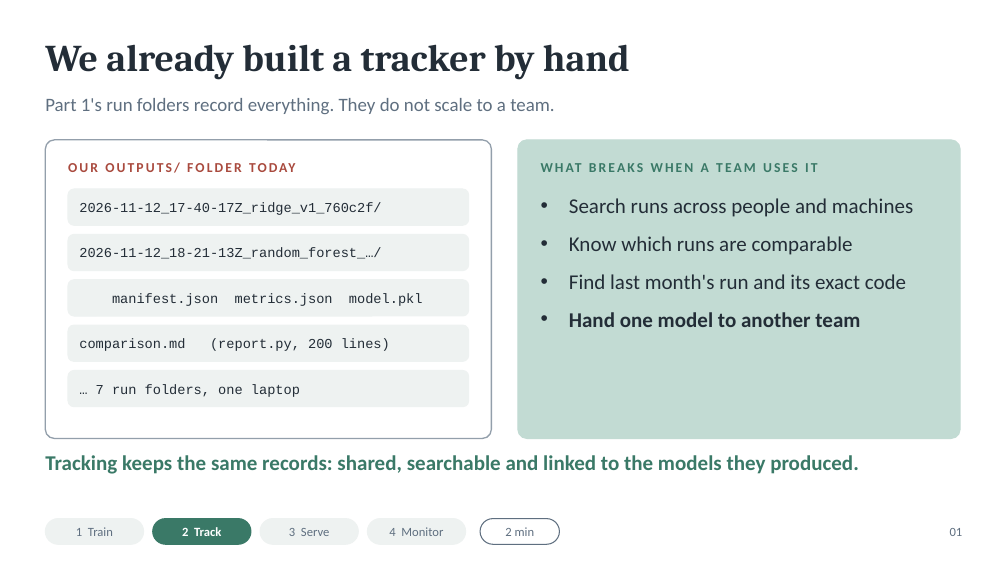
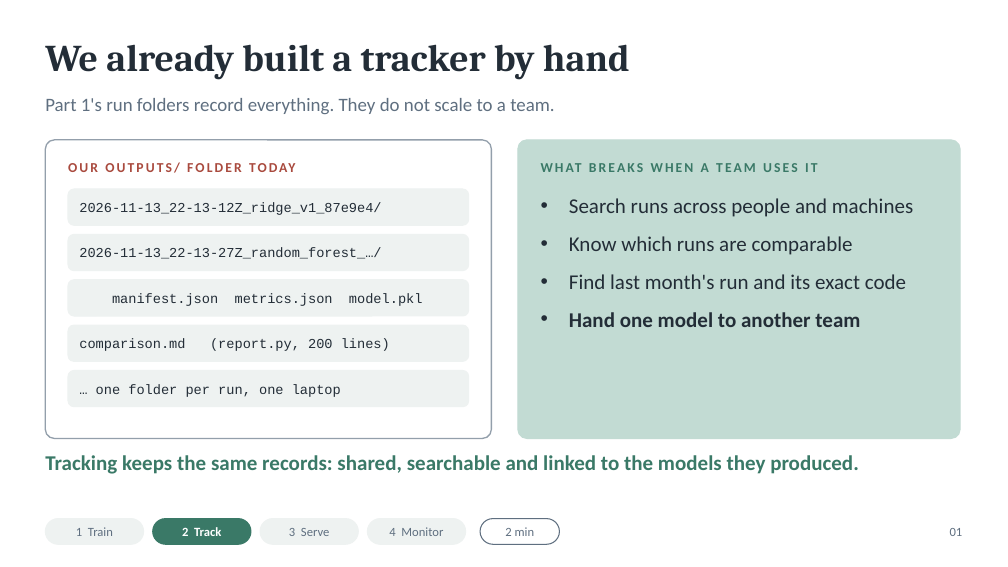
Before and after one commit to annadox/mlds2-demo, a slide deck: slide 2 of docs/presenter_2/mlds2-lecture.pptx. Drawn at 1008x567 pixels with LibreOffice and Linux fonts; fonts in the diff are those of the drawing. Boxes give left, top, right and bottom in pixels: in the first picture for what was removed or moved away, otherwise in the second. Text is boxed around its words. In the diff, an @@ line names an element or a change of style, - is before the commit and + after.

```diff
--- a/docs/presenter_2/mlds2-lecture.pptx
+++ b/docs/presenter_2/mlds2-lecture.pptx
@@ text at box(79, 202, 381, 215): text changed @@
-2026-11-12_17-40-17Z_ridge_v1_760c2f/
+2026-11-13_22-13-12Z_ridge_v1_87e9e4/
@@ text at box(79, 248, 381, 259): text changed @@
-2026-11-12_18-21-13Z_random_forest_…/
+2026-11-13_22-13-27Z_random_forest_…/
@@ text at box(96, 384, 341, 397): text changed @@
-… 7 run folders, one laptop
+… one folder per run, one laptop
```
Also in this commit, not shown: 10 other slides changed, 1 slide added, 44 other files.
